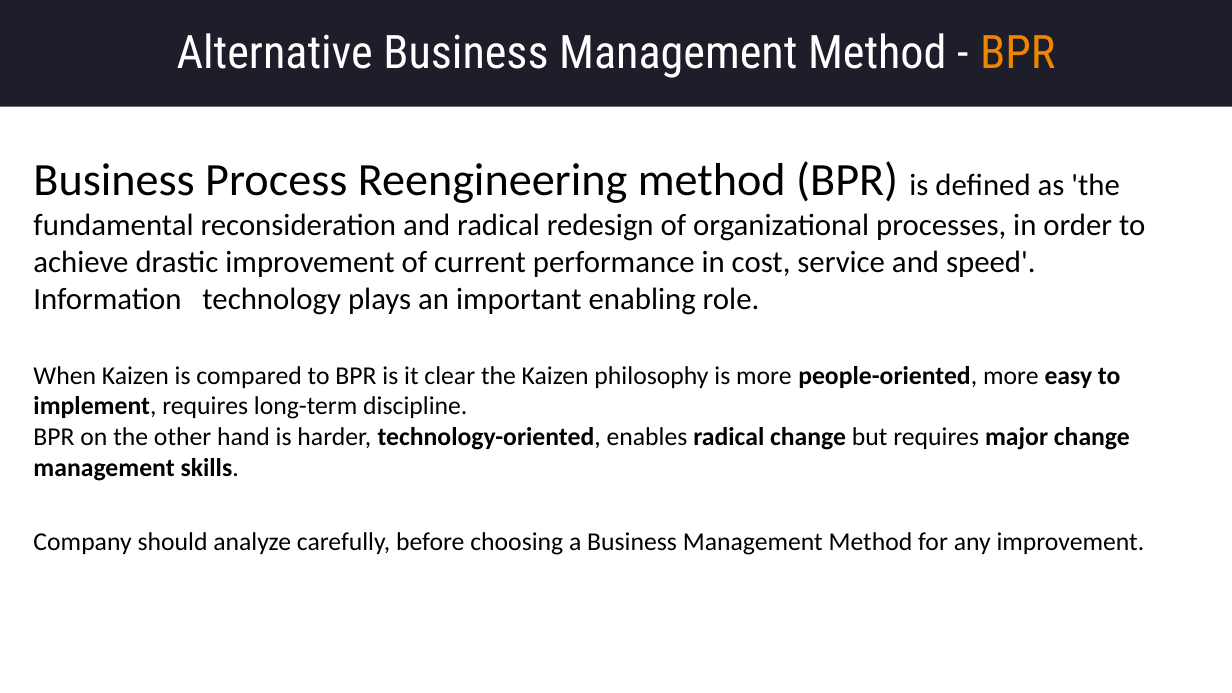
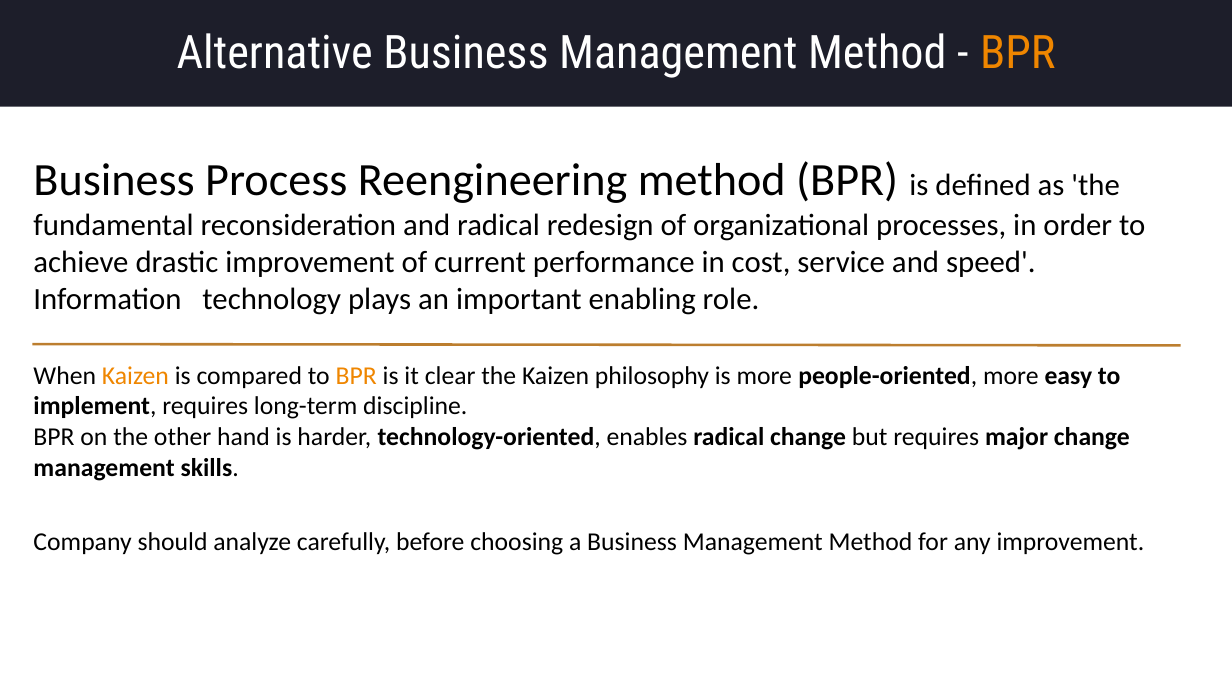
Before and after one commit to dimokgit/ICE, a slide deck: slide 27 of ICE-T.pptx. Drawn at 1232x693 pixels with LibreOffice and Linux fonts; fonts in the diff are those of the drawing. Boxes give left, top, right and bottom in pixels: in the first picture for what was removed or moved away, otherwise in the second. Text is boxed around its words. In the diff, an @@ line names an element or a change of style, - is before the commit and + after.

```diff
--- a/ICE-T.pptx
+++ b/ICE-T.pptx
@@ line added from (32, 344) to (1181, 346), #BD7F2F 2 pt @@
@@ text at <box>33,366,1120,419</box>: text colour #000000 to #EF8600 in "Kaizen BPR" @@
```
Also in this commit, not shown: 1 other slide changed, 1 slide removed.
